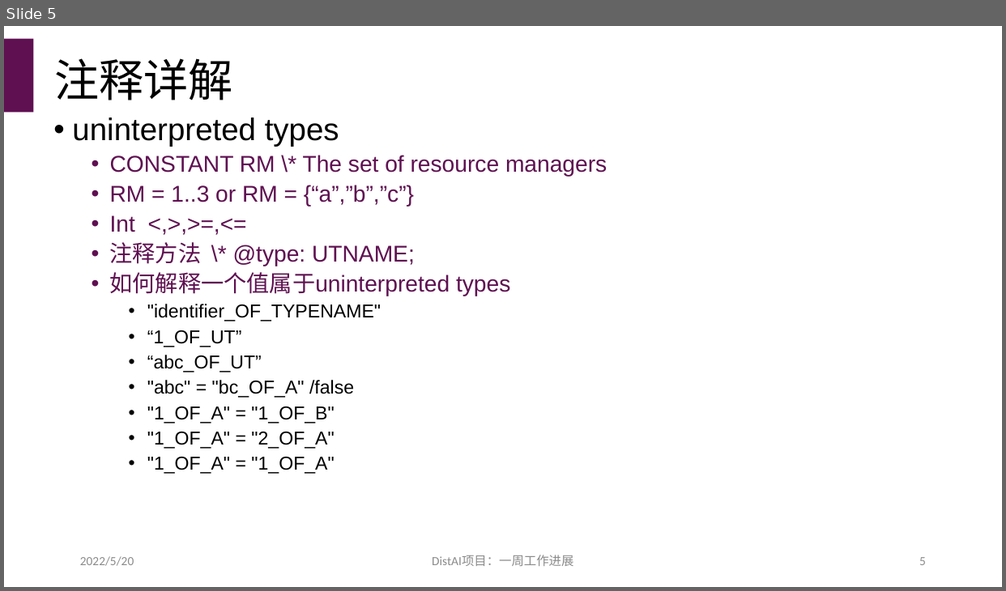
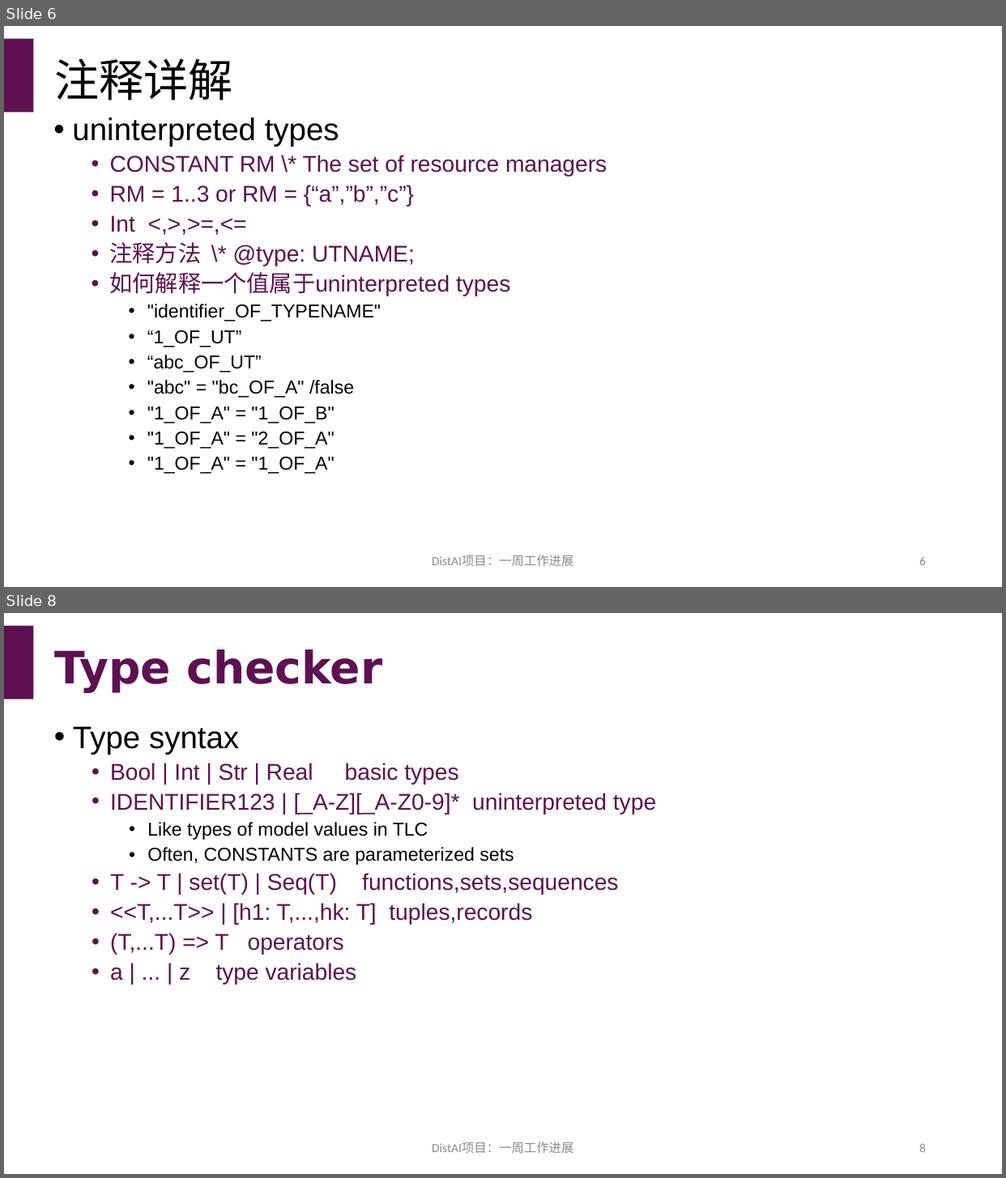
Before and after one commit to hengxin/dist-ai, a slide deck: reports/8-20220520-一周工作进展.pptx. Shown one above the other, each under a label of ours: slide 5 before the commit, slides 6 and 8 after it; the slides between them are not shown. The pictures are 1006x591 and 1006x1178 pixels, drawn with LibreOffice and Linux fonts; fonts in the diff are those of the drawing. Boxes give left, top, right and bottom in pixels: in the first picture for what was removed or moved away, otherwise in the second. Text is boxed around its words. In the diff, an @@ line names an element or a change of style, - is before the commit and + after.

```diff
--- a/reports/8-20220520-一周工作进展.pptx
+++ b/reports/8-20220520-一周工作进展.pptx
@@ slide 8 added at (4, 613, 1002, 1174), background #FFFFFF; not listed: 1 template element that a slide beside it also shows @@
@@ title added at (54, 649, 382, 692), 43 pt, text #5F1051, bold @@
+Type checker
@@ text added at (73, 726, 656, 985), 22 pt, text #5F1051 @@
+• Type syntax
+  • Bool | Int | Str | Real basic types
+  • IDENTIFIER123 | [_A-Z][_A-Z0-9]* uninterpreted type
+    • Like types of model values in TLC
+    • Often, CONSTANTS are parameterized sets
+  • T -> T | set(T) | Seq(T) functions,sets,sequences
+  • <<T,...T>> | [h1: T,...,hk: T] tuples,records
+  • (T,...T) => T operators
+  • a | ... | z type variables
@@ text added at (432, 1142, 573, 1153), 12 pt, text #8C8C8C @@
+DistAI项目：一周工作进展
@@ page number added at (919, 1144, 926, 1152), 12 pt, text #8C8C8C @@
+8
@@ what was slide 5 is now slide 6 @@
@@ slide 6 changed as well @@
@@ text removed at (80, 557, 134, 566) @@
-2022/5/20
@@ page number at (919, 557, 926, 565): text changed @@
-5
+6
```
Also in this commit, not shown: 6 other slides changed, 6 other slides added.
